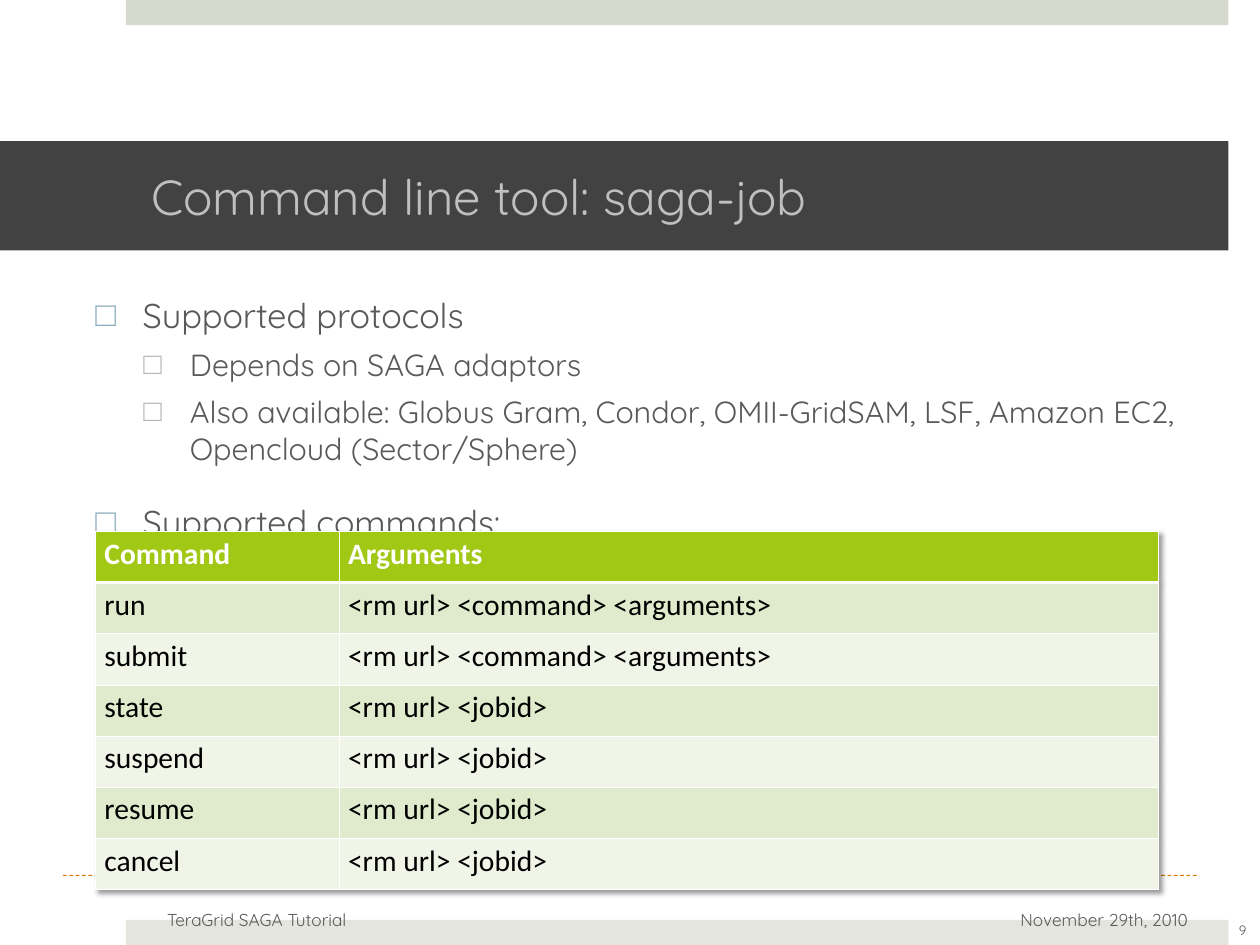
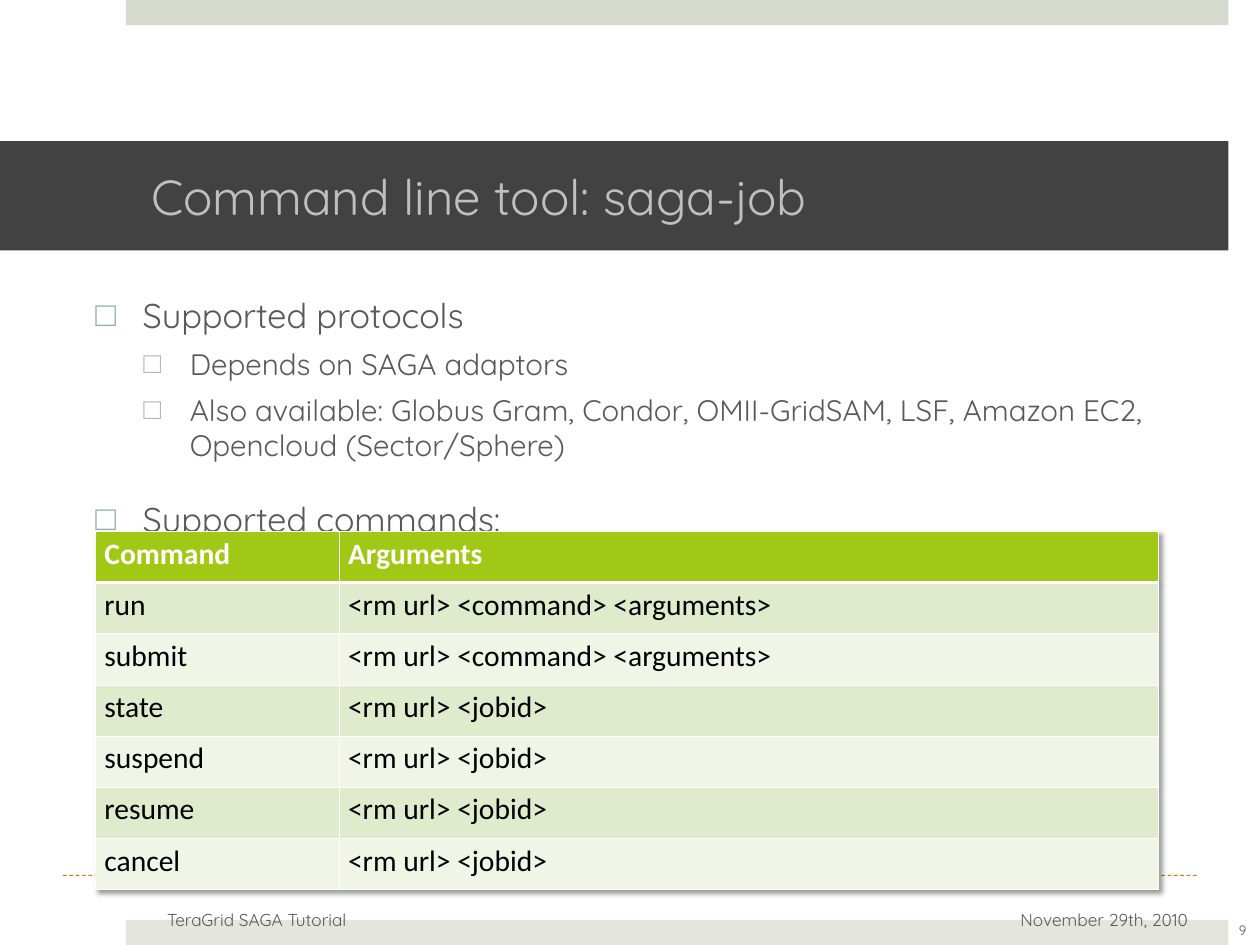
Before and after one commit to saga-project/saga-cpp-legacy-projects, a slide deck: slide 9 of tutorial/general_tutorial/SAGA-API-levels.pptx. Drawn at 1260x945 pixels with LibreOffice and Linux fonts; fonts in the diff are those of the drawing; background and template pictures are left out. Boxes give left, top, right and bottom in pixels: in the first picture for what was removed or moved away, otherwise in the second. Text is boxed around its words. In the diff, an @@ line names an element or a change of style, - is before the commit and + after.

```diff
--- a/tutorial/general_tutorial/SAGA-API-levels.pptx
+++ b/tutorial/general_tutorial/SAGA-API-levels.pptx
@@ text at box(190, 353, 1142, 462): size 24.8 to 24 pt in "Depends on SAGA adaptors", "Also available: Globus Gram, Condor, OMII-GridSAM, LSF, ..." @@
```
Also in this commit, not shown: 3 other slides changed, 1 slide added, 1 slide removed.
